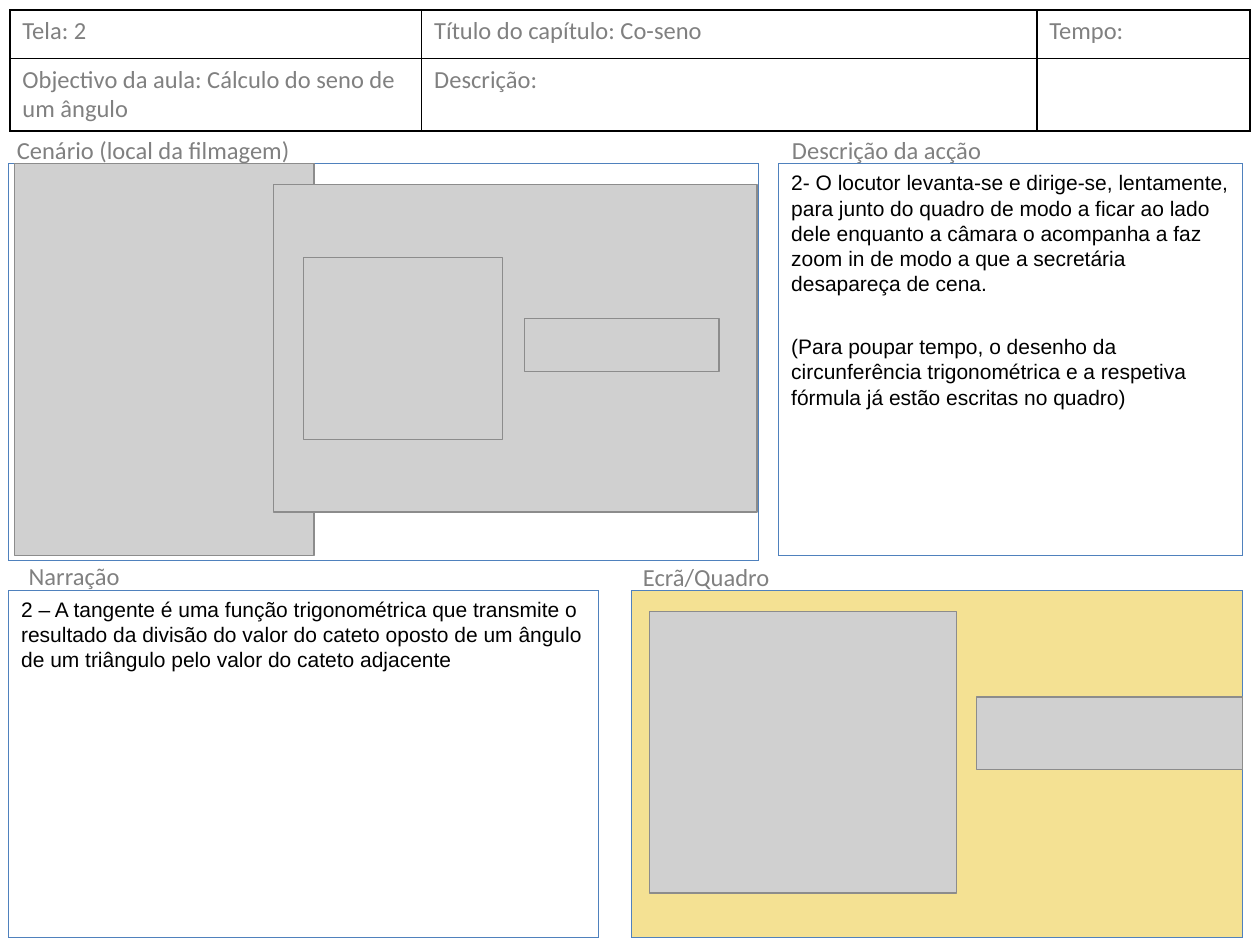
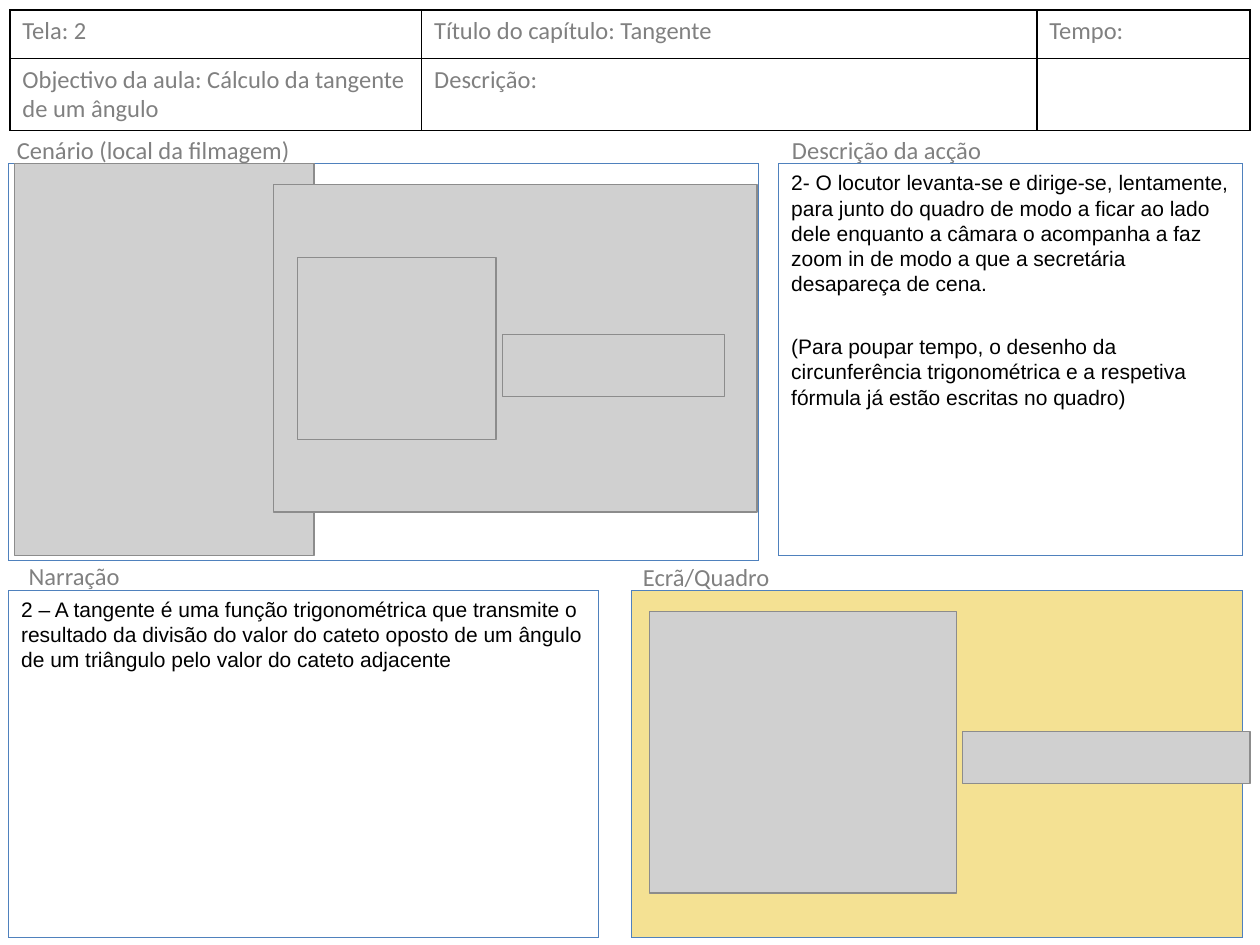
Before and after one commit to portugol/si, a slide deck: slide 5 of Tutoriais/Storyboard-Aula 11 Tangente.pptx. Drawn at 1260x945 pixels with LibreOffice and Linux fonts; fonts in the diff are those of the drawing; grey boxes stand for pictures. Boxes give left, top, right and bottom in pixels: in the first picture for what was removed or moved away, otherwise in the second. Text is boxed around its words. In the diff, an @@ line names an element or a change of style, - is before the commit and + after.

Commit message:
Storyboard da aula co-tangente

```diff
--- a/Tutoriais/Storyboard-Aula 11 Tangente.pptx
+++ b/Tutoriais/Storyboard-Aula 11 Tangente.pptx
@@ table at [10,10,1250,131] @@
-row 1, column 2: Título do capítulo: Co-seno
+row 1, column 2: Título do capítulo: Tangente
-row 2, column 1: Objectivo da aula: Cálculo do seno de um ângulo
+row 2, column 1: Objectivo da aula: Cálculo da tangente de um ângulo
@@ picture: place and size @@
-picture at [304,257,503,440]
+picture at [297,257,496,440]
@@ picture removed at [524,319,719,372] @@
@@ picture added at [503,334,724,397] @@
@@ picture: place and size @@
-picture at [976,697,1242,770]
+picture at [963,731,1250,784]
```
Also in this commit, not shown: 19 other slides changed, 1 other file.
